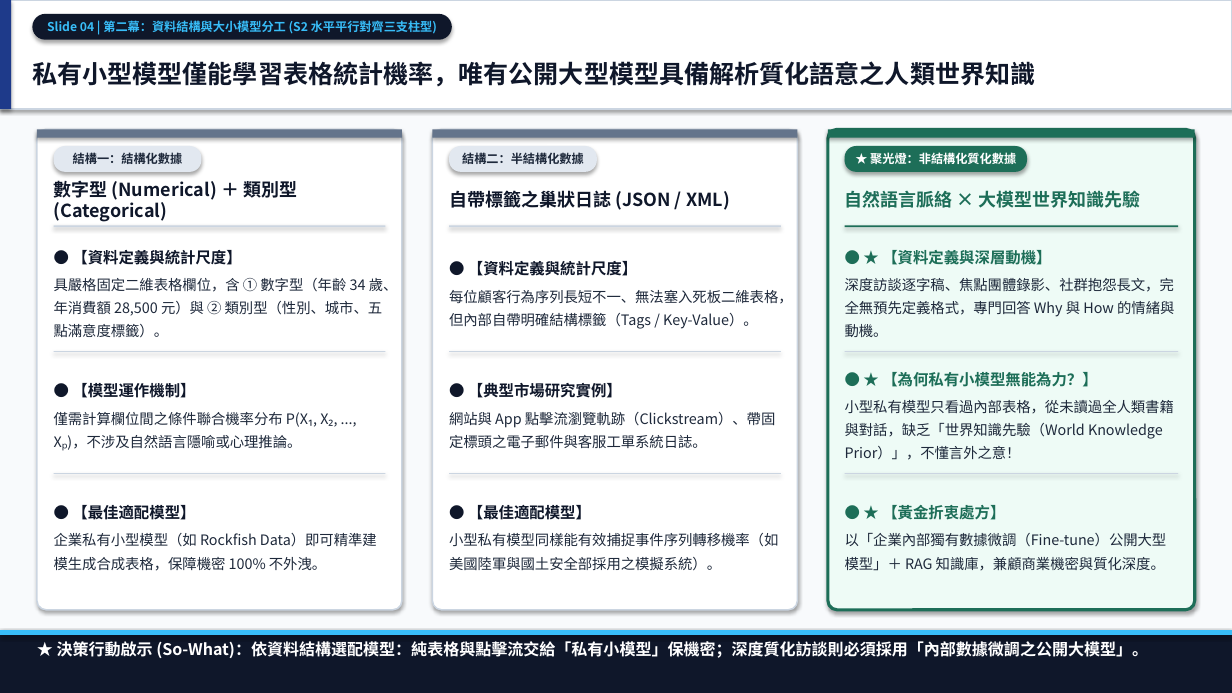
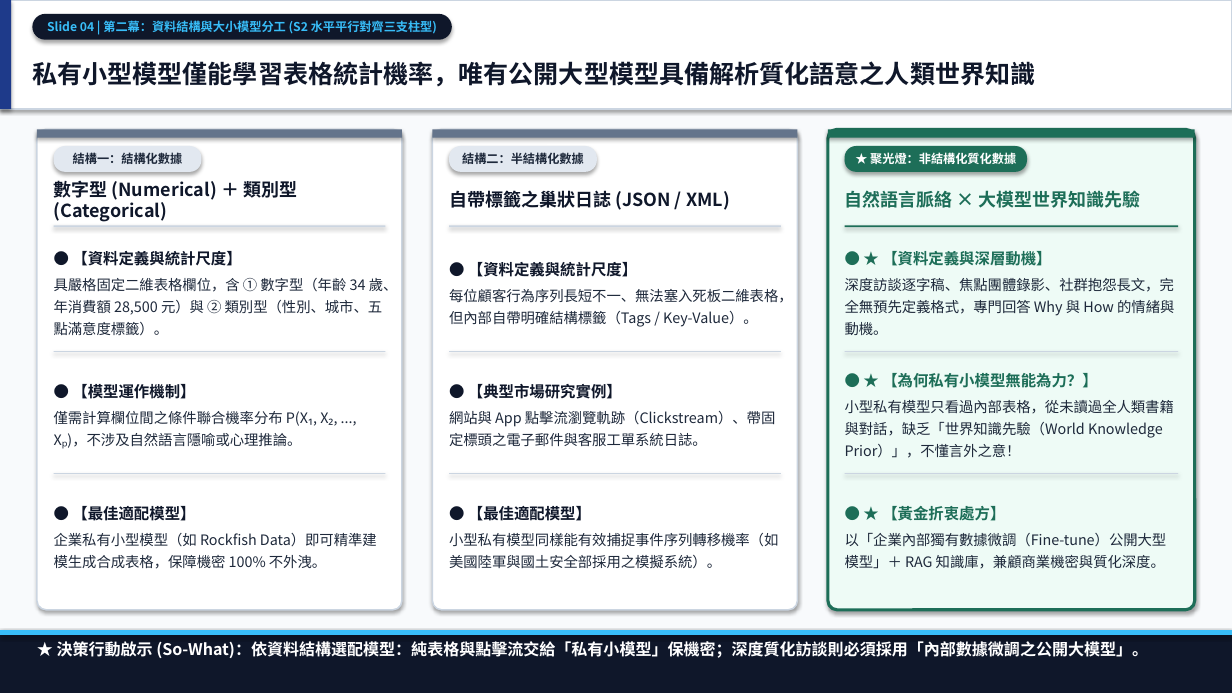
Before and after one commit to markyang20040112-source/deep-reading-and-visual-synthesis, a slide deck: slide 4 of reading_sessions/20261031_生成式AI顛覆市場研究/02_outputs/生成式AI顛覆市場研究_深度思辨與三篇合體簡報.pptx. Drawn at 1232x693 pixels with LibreOffice and Linux fonts; fonts in the diff are those of the drawing. Boxes give left, top, right and bottom in pixels: in the first picture for what was removed or moved away, otherwise in the second. Text is boxed around its words. In the diff, an @@ line names an element or a change of style, - is before the commit and + after.

```diff
--- a/reading_sessions/20261031_生成式AI顛覆市場研究/02_outputs/生成式AI顛覆市場研究_深度思辨與三篇合體簡報.pptx
+++ b/reading_sessions/20261031_生成式AI顛覆市場研究/02_outputs/生成式AI顛覆市場研究_深度思辨與三篇合體簡報.pptx
@@ line spacing 1.3 to 1.25; line spacing 1.35 to 1.3 in 9 elements at bbox=[54, 251, 398, 336], bbox=[54, 384, 308, 447], bbox=[54, 506, 377, 569], bbox=[449, 262, 793, 327], bbox=[449, 384, 775, 446], bbox=[449, 506, 778, 569], bbox=[845, 251, 1174, 335], bbox=[845, 373, 1174, 458], bbox=[845, 506, 1167, 569] @@
```
Also in this commit, not shown: 7 other slides changed, 1 other file.
